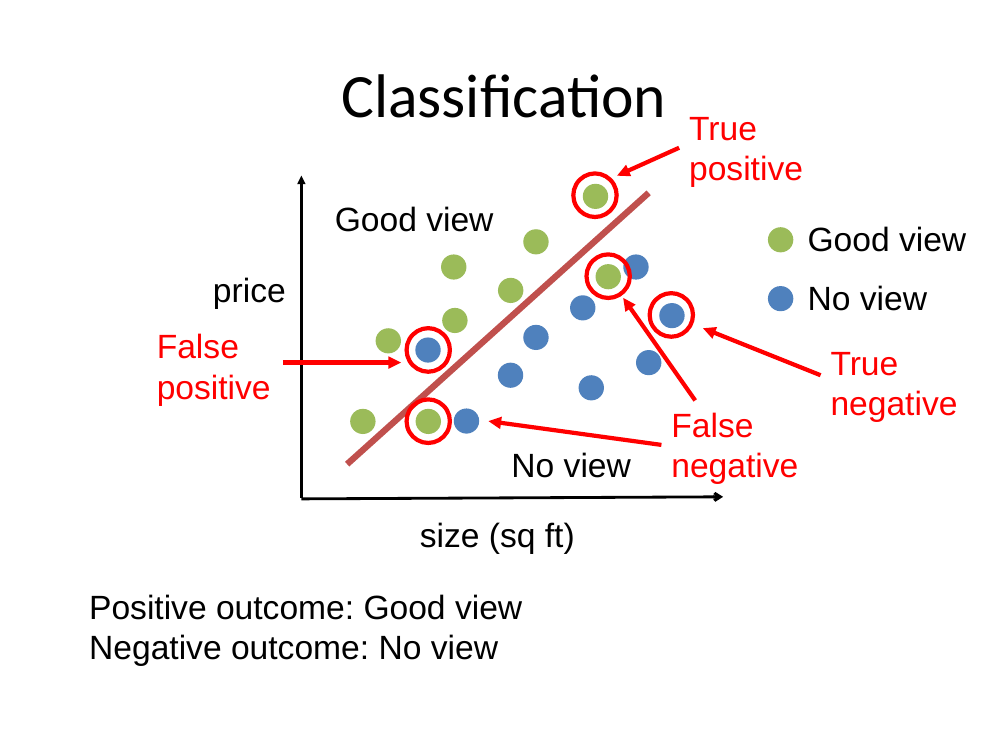
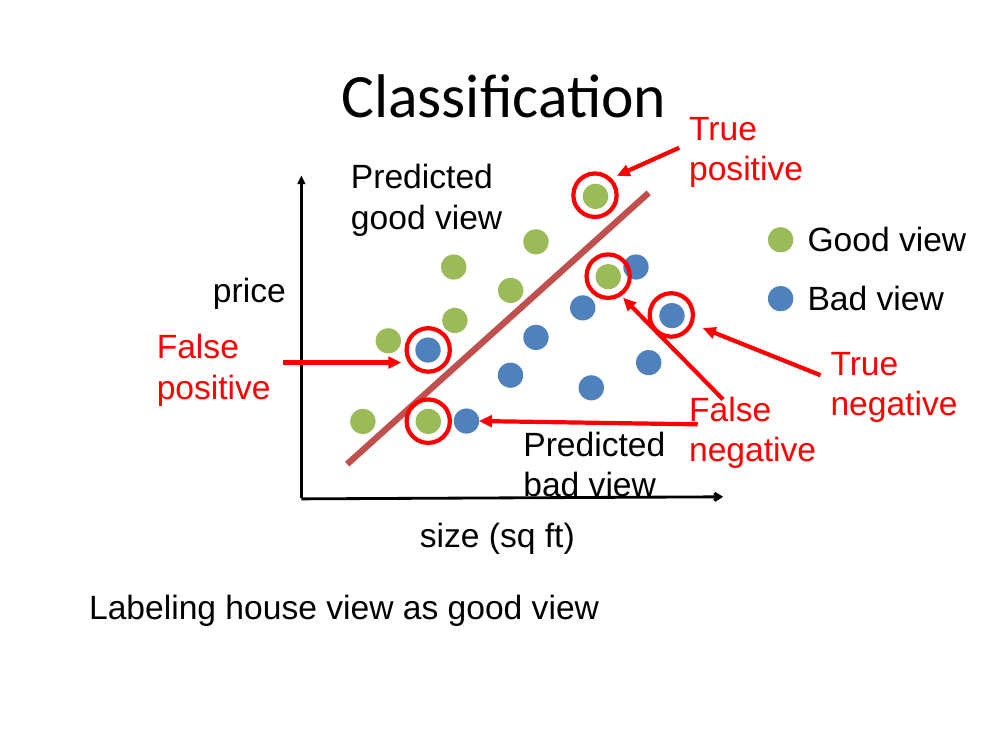
Before and after one commit to aloksharma1993/techfest-ml-tutorial, a slide deck: slide 14 of Techfest_ML.pptx (slide 13 before the commit). Drawn at 1008x756 pixels with LibreOffice and Linux fonts; fonts in the diff are those of the drawing. Boxes give left, top, right and bottom in pixels: in the first picture for what was removed or moved away, otherwise in the second. Text is boxed around its words. In the diff, an @@ line names an element or a change of style, - is before the commit and + after.

```diff
--- a/Techfest_ML.pptx
+++ b/Techfest_ML.pptx
@@ text at (x1=351, y1=163, x2=502, y2=236): text changed @@
-Good view
+Predicted good view
@@ arrow moved from (696, 400) - (623, 298) to (723, 399) - (623, 298) @@
@@ text at (x1=808, y1=285, x2=944, y2=311): text changed @@
-No view
+Bad view
@@ text "False negative" moved from (x1=671, y1=412, x2=798, y2=484) to (x1=689, y1=394, x2=816, y2=468) @@
@@ arrow moved from (661, 445) - (489, 421) to (698, 424) - (479, 421) @@
@@ text at (x1=523, y1=431, x2=665, y2=499): text changed @@
-No view
+Predicted bad view
@@ text at (x1=89, y1=594, x2=599, y2=626): text changed @@
-Positive outcome: Good view
-Negative outcome: No view
+Labeling house view as good view
```
Also in this commit, not shown: 16 other slides changed, 4 slides added.
